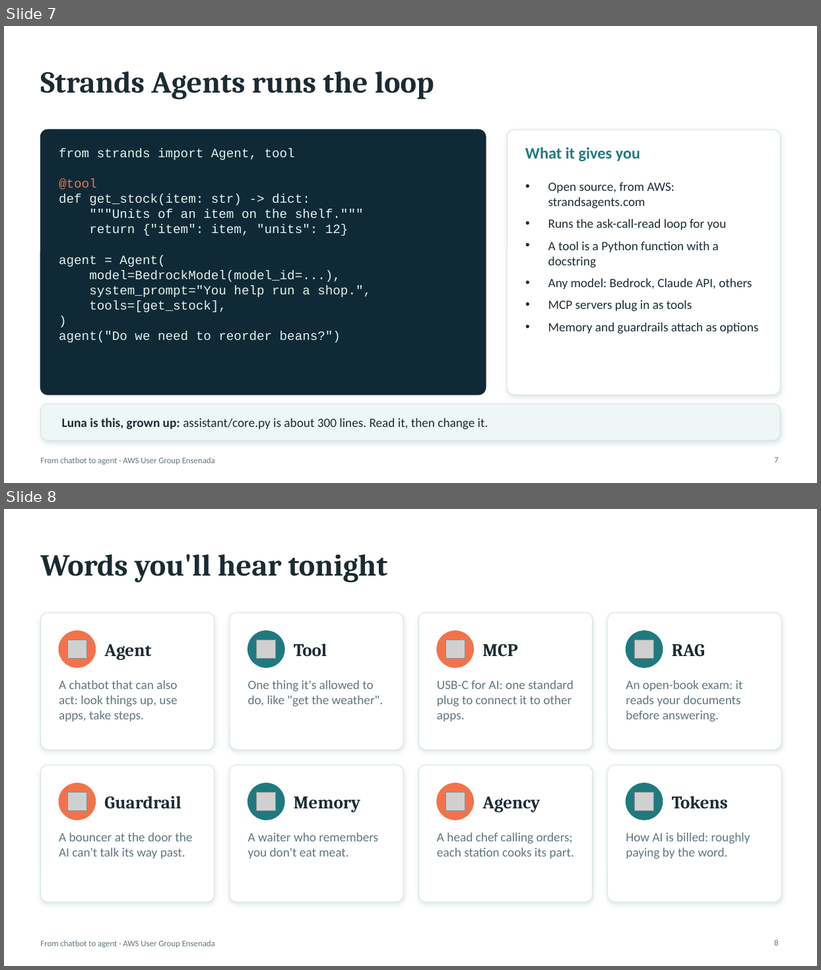
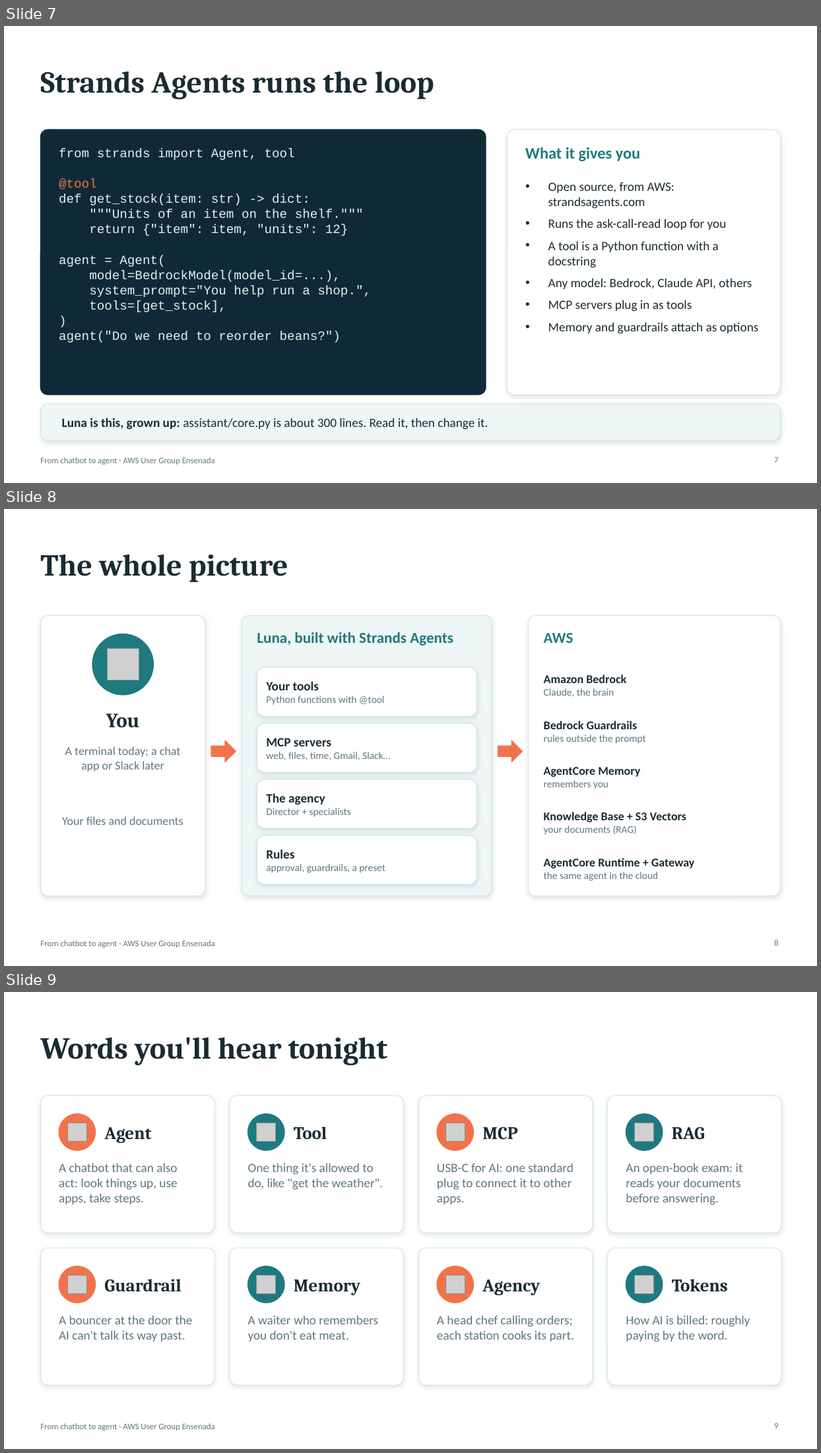
Before and after one commit to aws-ug-ensenada/claude-on-aws-ensenada, a slide deck: docs/slides/claude-on-aws-ensenada.pptx. Shown one above the other, each under a label of ours: slides 7 and 8 before the commit, slides 7, 8 and 9 after it. The pictures are 821x970 and 821x1453 pixels, drawn with LibreOffice and Linux fonts; fonts in the diff are those of the drawing; grey boxes stand for pictures. Boxes give left, top, right and bottom in pixels: in the first picture for what was removed or moved away, otherwise in the second. Text is boxed around its words. In the diff, an @@ line names an element or a change of style, - is before the commit and + after.

```diff
--- a/docs/slides/claude-on-aws-ensenada.pptx
+++ b/docs/slides/claude-on-aws-ensenada.pptx
@@ slide 8 added at box(4, 509, 817, 966), background #FFFFFF; not listed: 1 template element that a slide beside it also shows @@
@@ title added at box(40, 555, 288, 582), 36 pt, text #1B2B33, bold @@
+The whole picture
@@ rounded rectangle added at box(40, 616, 205, 896), fill #FFFFFF, outline #D5E3E4 0.75 pt @@
@@ rounded rectangle added at box(242, 616, 492, 896), fill #EEF6F6, outline #D5E3E4 0.75 pt @@
@@ rounded rectangle added at box(529, 616, 781, 896), fill #FFFFFF, outline #D5E3E4 0.75 pt @@
@@ ellipse added at box(92, 634, 153, 695), fill #1F7A80, outline #1F7A80 1 pt @@
@@ text added at box(257, 632, 453, 646), 18 pt, text #1F7A80, bold @@
+Luna, built with Strands Agents
@@ text added at box(544, 633, 574, 643), 18 pt, text #1F7A80, bold @@
+AWS
@@ picture added at box(107, 649, 139, 681) @@
@@ rounded rectangle added at box(257, 667, 477, 716), fill #FFFFFF, outline #D5E3E4 0.75 pt @@
@@ text added at box(266, 681, 385, 705), 12 pt, text #5F7681 @@
+Your tools
+Python functions with @tool
@@ text added at box(544, 675, 626, 697), 12 pt, text #5F7681 @@
+Amazon Bedrock
+Claude, the brain
@@ text added at box(106, 714, 139, 728), 24 pt, text #1B2B33, bold @@
+You
@@ rounded rectangle added at box(257, 723, 477, 772), fill #FFFFFF, outline #D5E3E4 0.75 pt @@
@@ text added at box(544, 721, 646, 744), 12 pt, text #5F7681 @@
+Bedrock Guardrails
+rules outside the prompt
@@ right arrow added at box(211, 741, 236, 762), fill #F2734B, outline #F2734B 1 pt @@
@@ text added at box(266, 738, 390, 760), 12 pt, text #5F7681 @@
+MCP servers
+web, files, time, Gmail, Slack…
@@ right arrow added at box(498, 741, 523, 762), fill #F2734B, outline #F2734B 1 pt @@
@@ text added at box(65, 747, 181, 772), 14 pt, text #5F7681 @@
+A terminal today; a chat app or Slack later
@@ rounded rectangle added at box(257, 780, 477, 828), fill #FFFFFF, outline #D5E3E4 0.75 pt @@
@@ text added at box(544, 767, 640, 789), 14 pt, text #1B2B33, bold @@
+AgentCore Memory
+remembers you
@@ text added at box(266, 793, 351, 817), 12 pt, text #5F7681 @@
+The agency
+Director + specialists
@@ text added at box(62, 817, 184, 825), 14 pt, text #5F7681 @@
+Your files and documents
@@ text added at box(544, 812, 686, 823), 14 pt, text #1B2B33, bold @@
+Knowledge Base + S3 Vectors
+your documents (RAG)
@@ rounded rectangle added at box(257, 836, 477, 885), fill #FFFFFF, outline #D5E3E4 0.75 pt @@
@@ text added at box(266, 850, 385, 873), 12 pt, text #5F7681 @@
+Rules
+approval, guardrails, a preset
@@ text added at box(544, 858, 695, 881), 14 pt, text #1B2B33, bold @@
+AgentCore Runtime + Gateway
+the same agent in the cloud
@@ page number added at box(774, 940, 778, 946), 10 pt, text #5F7681 @@
+8
@@ what was slide 8 is now slide 9 @@
@@ page number at box(774, 1423, 778, 1429): text changed @@
-8
+9
```
Also in this commit, not shown: 2 slides changed, 1 other slide added, 12 other files.
